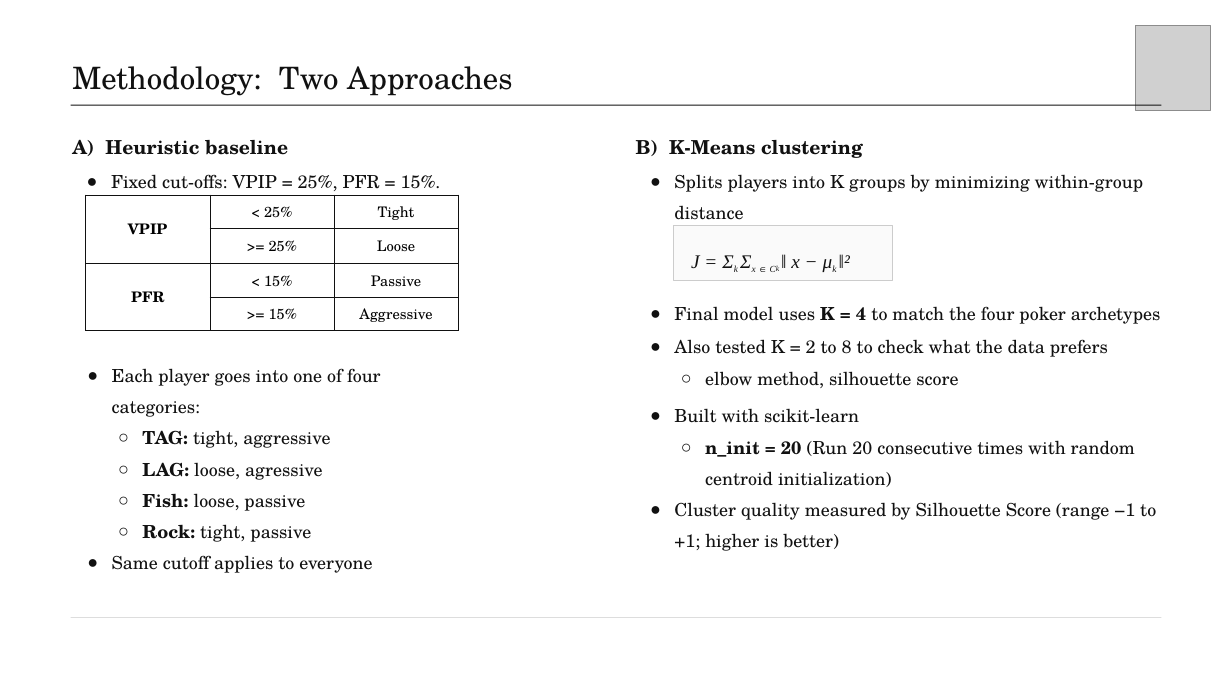
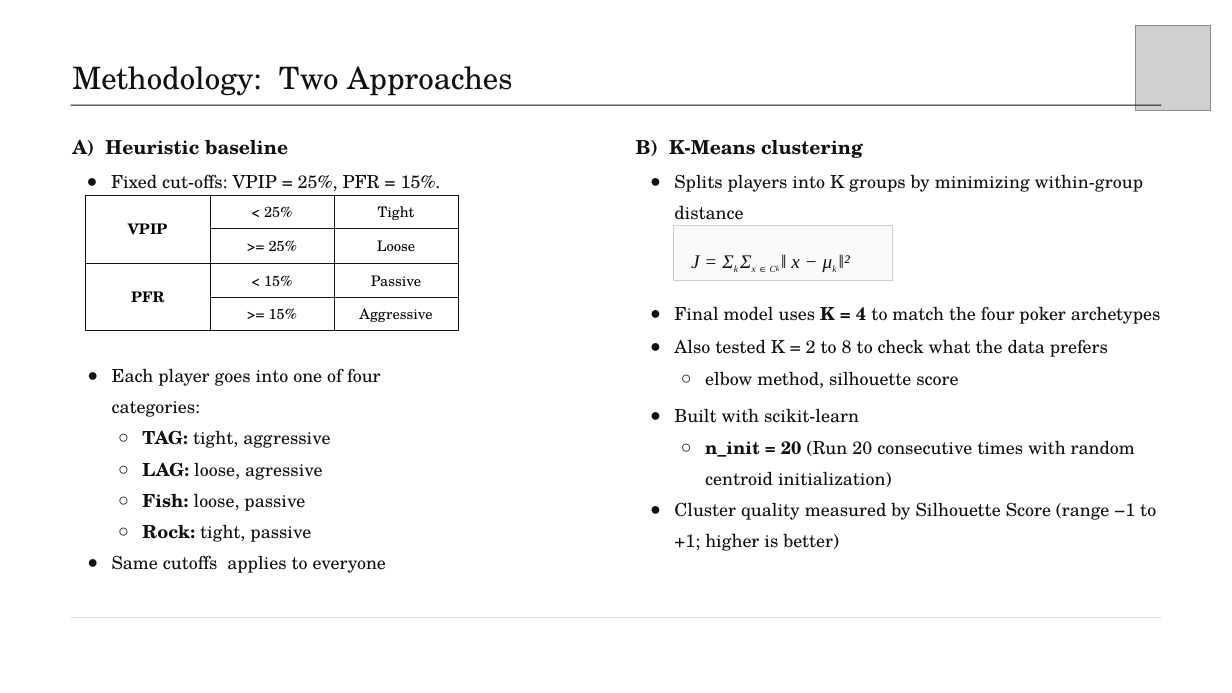
Before and after one commit to lakshya46jain/poker-player-profiling, a slide deck: slide 5 of reports/04-presentation/presentation.pptx. Drawn at 1232x693 pixels with LibreOffice and Linux fonts; fonts in the diff are those of the drawing; grey boxes stand for pictures. Boxes give left, top, right and bottom in pixels: in the first picture for what was removed or moved away, otherwise in the second. Text is boxed around its words. In the diff, an @@ line names an element or a change of style, - is before the commit and + after.

```diff
--- a/reports/04-presentation/presentation.pptx
+++ b/reports/04-presentation/presentation.pptx
@@ text at <box>112,555,386,573</box>: text changed @@
-● Same cutoff applies to everyone
+● Same cutoffs applies to everyone
```
Also in this commit, not shown: 1 other slide changed.
